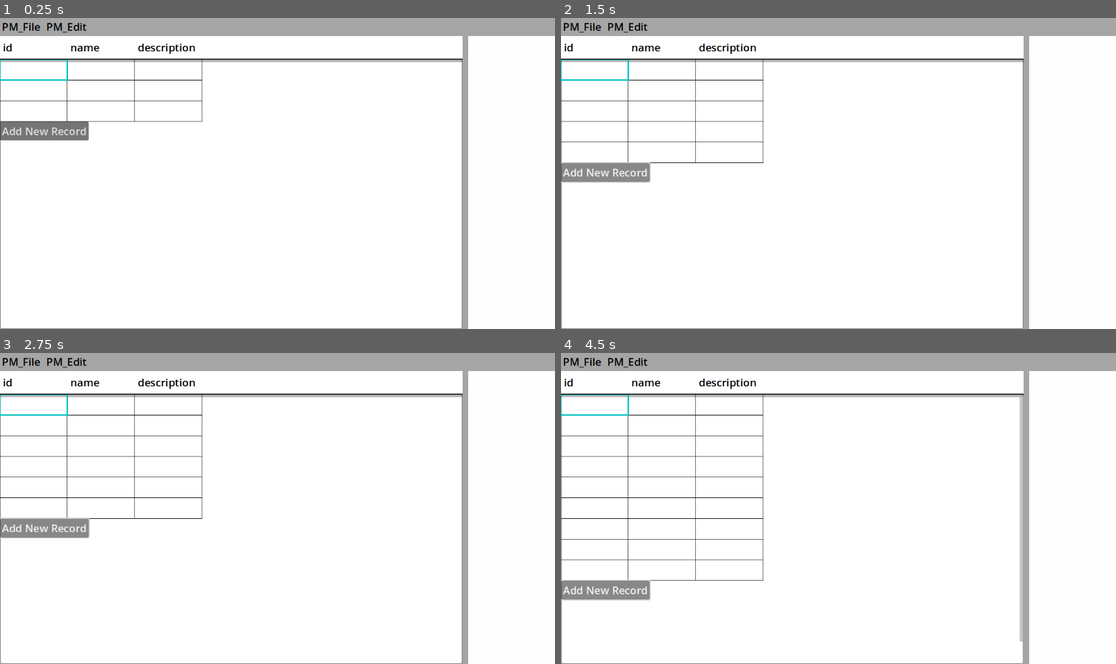
Above: before the commit, frames 1-4 (two rows, left to right).
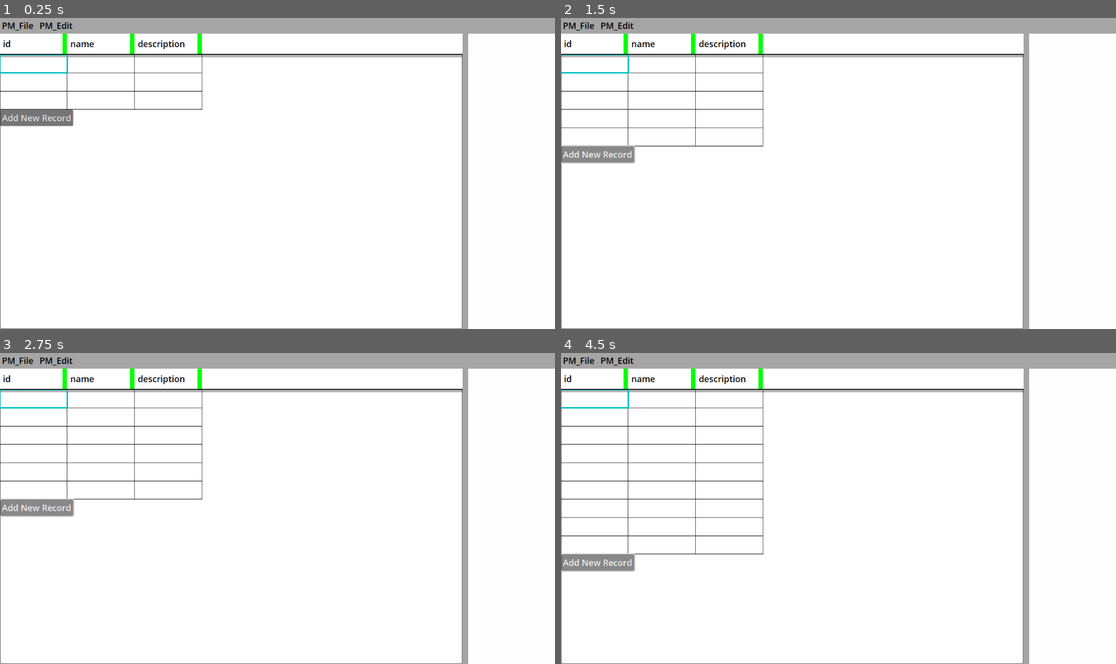
Above: after the commit, the same moments.

Repository: CoolDove/tabro
Game: Godot game, scene res://main.tscn
Two runs of this game, one before a commit and one after it. Both use one fixed random seed, a clock stepped at 60 frames per second and the inputs below.
Inputs:
- Up to frame 1 (0.25 s): no input
- Up to frame 2 (1.5 s): click "Add New Record" at 0.5 s; click "Add New Record" at 1.25 s
- Up to frame 3 (2.75 s): click "Add New Record" at 2 s
- Up to frame 4 (4.5 s): click "Add New Record" at 2.75 s; click "Add New Record" at 3.5 s; click "Add New Record" at 4.25 s

The runs differ from the first frame. In frame 1, 5.9% of the frame differs, in the area x 0-100%, y 1-40%; in frame 2, 6.7%; in frame 3, 7.0%; in frame 4, 8.2%, in the area x 0-100%, y 1-100%.

Commit message:
feature: make field width resizeable

Diff:
--- a/scenes/table_edit.gd
+++ b/scenes/table_edit.gd
@@ -265,20 +265,25 @@
 
 	var fields_count = fields.size()
 	for i in range(0, fields_count - titleline.get_child_count()):
-		titleline.add_child(_get_cell_control_label())
+		titleline.add_child(TableTitleLabel.new())
 	for i in range(0, titleline.get_child_count() - fields_count):
 		var c = titleline.get_child(-1)
 		titleline.remove_child(c)
-		_recycle_cell_control_label(c)
-
-	# fields.clear()
+		c.queue_free()
+
 	for fidx in range(0, fields_count):
 		var field = fields[fidx]
-		var celledit = titleline.get_child(fidx) as Label
+		var celledit = titleline.get_child(fidx) as TableTitleLabel
 		# Set field edit
 		_initialize_celledit(celledit)
 		celledit.text = field.name
 		celledit.custom_minimum_size = Vector2(field.width, cell_height + 4)
+		celledit.on_width_changed.connect(func(width: float):
+			field.width = width
+			for record in grid.get_children():
+				var cell = record.get_child(fidx)
+				cell.custom_minimum_size.x = field.width
+		)
 
 	var visible_record_count = min(\
 			visible_end - visible_begin, data.records.size() - visible_begin
--- /dev/null
+++ b/scenes/table_title_label.gd
@@ -0,0 +1,25 @@
+@tool
+extends Label
+class_name TableTitleLabel
+
+var resize_dragger : Control
+
+signal on_width_changed(width: float)
+
+func _ready():
+	resize_dragger = ColorRect.new()
+	resize_dragger.color = Color.GREEN
+	add_child(resize_dragger, false, INTERNAL_MODE_BACK)
+	resize_dragger.set_anchors_preset(PRESET_RIGHT_WIDE)
+	resize_dragger.offset_left = -10
+	resize_dragger.offset_bottom = 0
+	resize_dragger.mouse_default_cursor_shape = Control.CURSOR_HSIZE
+	resize_dragger.gui_input.connect(_resize_dragger_gui_input)
+
+func _resize_dragger_gui_input(e: InputEvent):
+	if e is InputEventMouseMotion:
+		if e.button_mask & MouseButton.MOUSE_BUTTON_LEFT:
+			var lmpos = get_local_mouse_position()
+			var new_width = clamp(lmpos.x, 120, 300)
+			custom_minimum_size.x = new_width
+			on_width_changed.emit(new_width)
--- a/system/main.gd
+++ b/system/main.gd
@@ -69,13 +69,13 @@
 
 	var font = SystemFont.new()
 	font.antialiasing = TextServer.FONT_ANTIALIASING_LCD
-	font.font_names = ["LXGW WenKai", "Verdana", "Cambria"]
+	font.font_names = ["Microsoft YaHei UI", "Verdana", "Cambria"]
 	#font.font_names = ["IosevkaTermSlab Nerd Font", "Verdana", "Cambria"]
 	font.fallbacks = [font_fallback]
 	font.allow_system_fallback = false
 	theme = ThemeDB.get_project_theme()
 	theme.default_font = font
-	theme.default_font_size = 22
+	theme.default_font_size = 18
 
 	await get_tree().process_frame
 
Not shown, added: scenes/table_title_label.gd.uid
